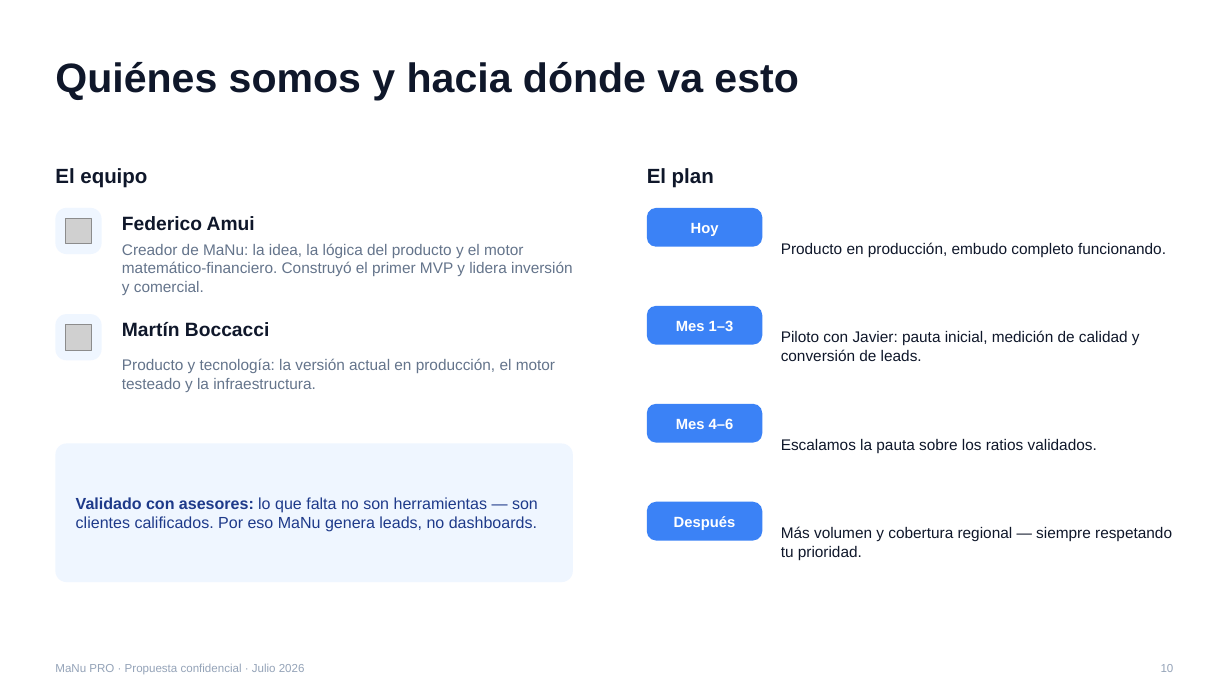
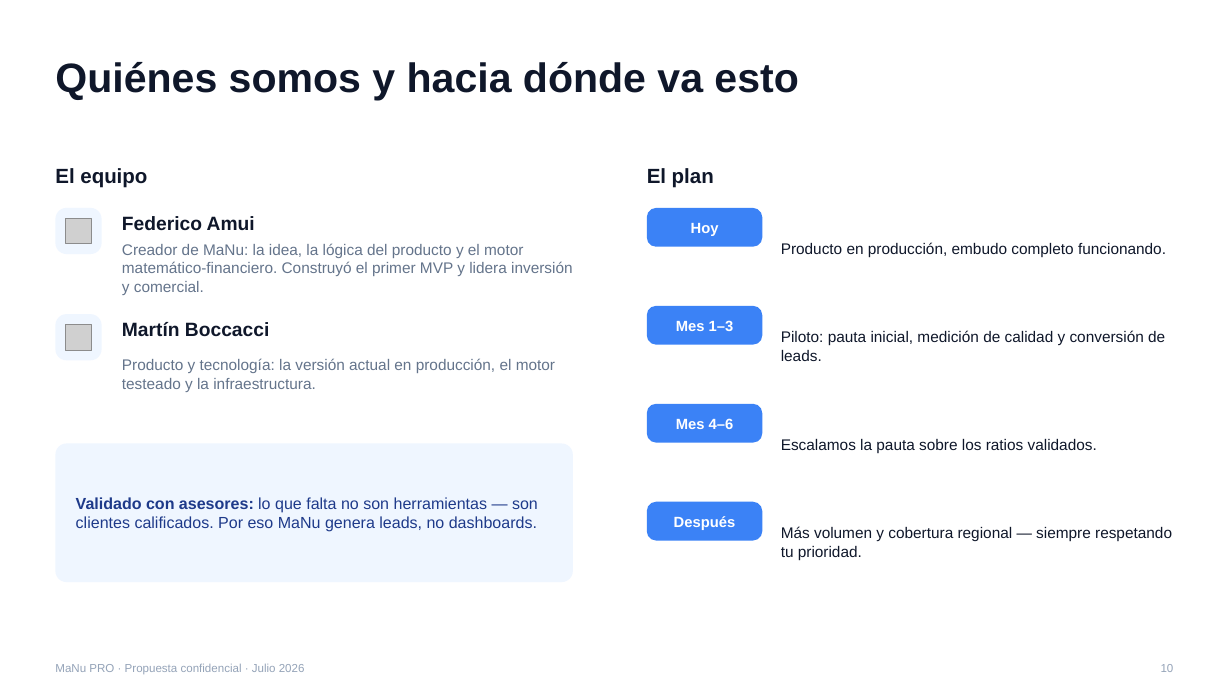
Before and after one commit to mboccacci-blip/MaNu, a slide deck: slide 10 of MaNu-PRO-Propuesta-Javier.pptx. Drawn at 1232x693 pixels with LibreOffice and Linux fonts; fonts in the diff are those of the drawing; grey boxes stand for pictures. Boxes give left, top, right and bottom in pixels: in the first picture for what was removed or moved away, otherwise in the second. Text is boxed around its words. In the diff, an @@ line names an element or a change of style, - is before the commit and + after.

Commit message:
docs: Excel audit Fede, deck Javier, briefing, historial y docs varios

```diff
--- a/MaNu-PRO-Propuesta-Javier.pptx
+++ b/MaNu-PRO-Propuesta-Javier.pptx
@@ text at (x1=781, y1=330, x2=1165, y2=361): text changed @@
-Piloto con Javier: pauta inicial, medición de calidad y conversión de leads.
+Piloto: pauta inicial, medición de calidad y conversión de leads.
```
Also in this commit, not shown: 2 other slides changed, 7 other files.
